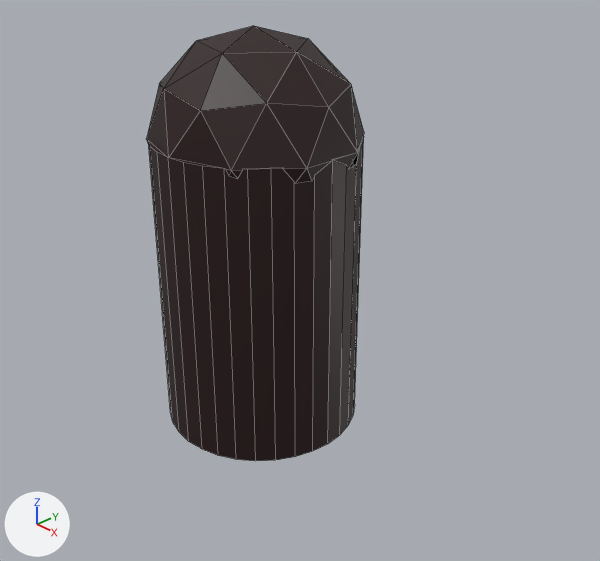
Two versions of the Blender file dev/scenes/arena-1/models/grenade-launched.blend, one commit apart.
One viewpoint serves both versions: a camera (50 mm lens) standing at (0.29, -0.246, 0.185) and looking at (0.035, -0.005, 0.014). Arrows for +X, +Y and +Z are at lower left; the lights stay in place. The older version comes first. Mesh edges are drawn as thin lines.
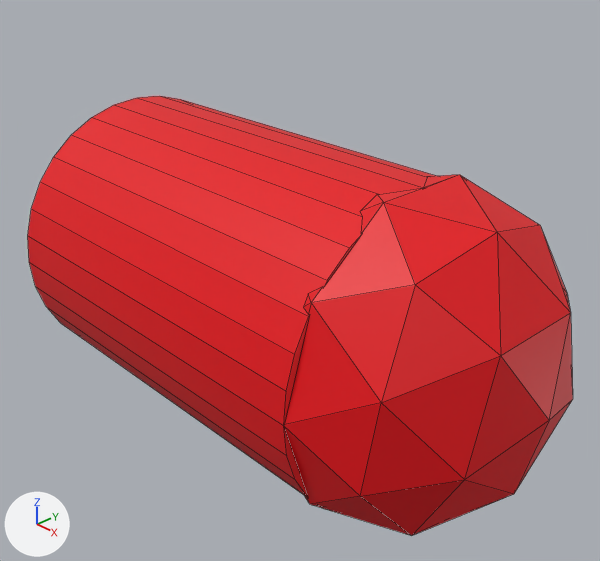
The edits, one by one:
Material 'Material.001' (mat_material_001) changes colour from black #260b0e to red #e7000f; in linear values from (0.0194, 0.0034, 0.0044) to (0.8, 0.0, 0.00471).
Object 'Cylinder' (ob_cylinder) turns from (0, 0, 0) to (0, 90, 0) degrees about x, y and z.
Object 'Cylinder' (ob_cylinder) is rescaled from (0.05, 0.05, 0.075) to (0.075, 0.075, 0.1).

Where the change shows, as pixel boxes [x1, y1, x2, y2] in the pictures (600 x 561 px):
'Cylinder', recoloured, turned, rescaled
    before: [146, 26, 364, 461]
    after: [28, 96, 573, 536]
